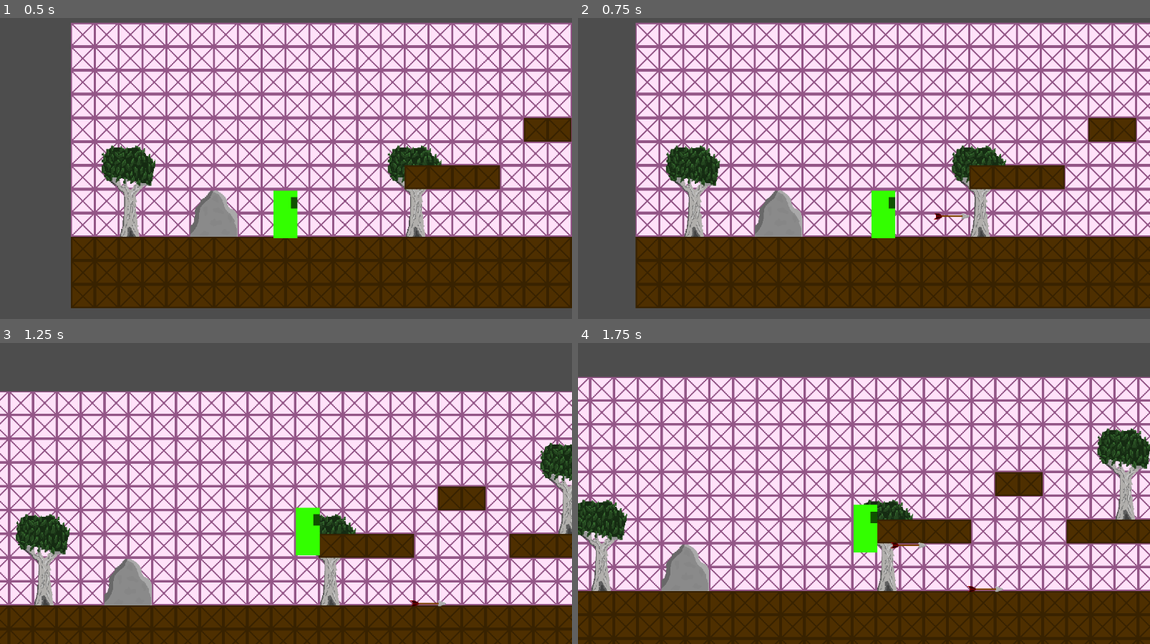
Above: before the commit, frames 1-4 (two rows, left to right).
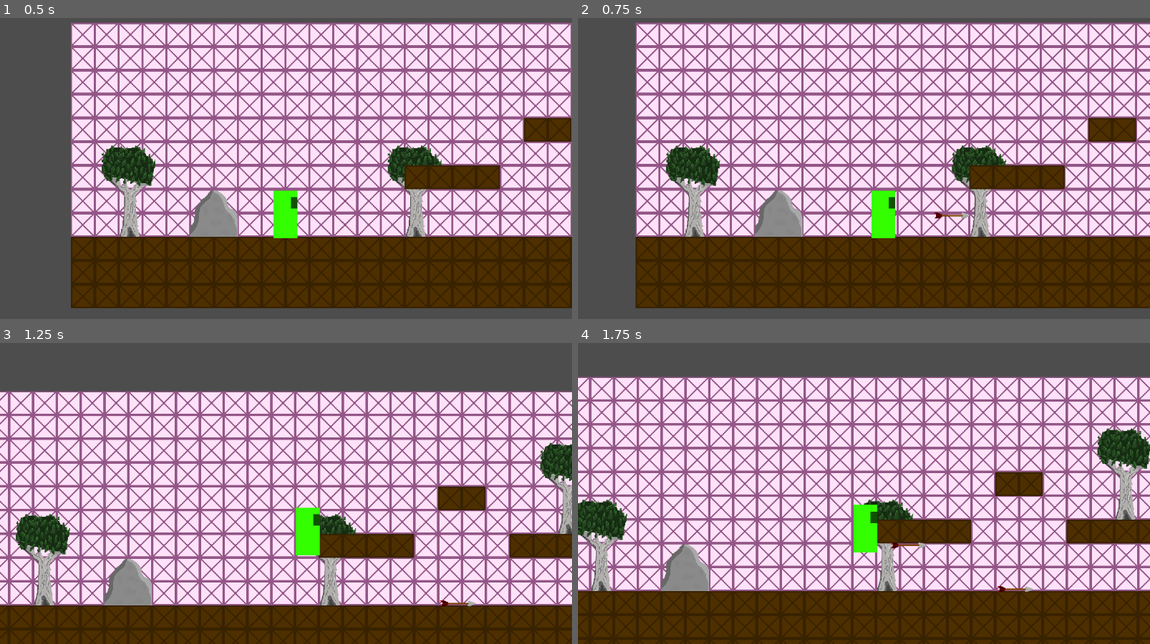
Above: after the commit, the same moments.

Repository: LeonardoSeijiNakayama/Oka
Game: Godot game, scene res://World.tscn
Same seed, same stepped clock (60 frames per second), same inputs: the game is played once before the commit and once after it.
Inputs (mouse positions are in pixels of both pictures, inside the frame that each line leads up to):
- Up to frame 1 (0.5 s): no input
- Up to frame 2 (0.75 s): move the mouse to (989, 141) at 0.52 s; hold D (right) from 0.53 s (still down); click (989, 141) at 0.6 s
- Up to frame 3 (1.25 s): keep holding D (right); tap W (up) at 0.77 s
- Up to frame 4 (1.75 s): keep holding D (right); move the mouse to (749, 499) at 1.27 s; click (749, 499) at 1.35 s; tap W (up) at 1.52 s

Frame 1 is identical in both runs. In frame 2, less than 0.1% of the frame differs, in the area x 62-69%, y 64-67%; in frame 3, 0.1%, in the area x 71-84%, y 85-88%; in frame 4, 0.1%.

Commit message:
Added vertical ranged attack

Diff:
--- a/arrow.gd
+++ b/arrow.gd
@@ -14,11 +14,13 @@
 	dir = direction
 	if dir == -1:
 		Sprite.flip_h = true
-
+	if dir == 0:
+		velocity.y += SPEED
+		rotate(PI/2)
 
 func _ready() -> void:
 	print("arrow created")
-	GRAVITY.y = 700.0
+	GRAVITY.y = 500.0
 
 
 func _physics_process(delta: float) -> void:
--- a/player.gd
+++ b/player.gd
@@ -56,7 +56,10 @@
 	if Input.is_action_just_pressed("attack") and !attacking and !attackCDFlag:
 		match character:
 			CHARACTER1:
-				shoot()
+				if not is_on_floor() and Input.is_action_pressed("down"):
+					shootDown()
+				else:
+					shoot()
 			CHARACTER2:
 				attack()
 
@@ -163,6 +166,18 @@
 	attackCDTimer = SHOT_COOLDOWN
 	attackCDFlag = true
 	Arrow.setDir(facing)
+
+
+func shootDown()->void:
+	var Arrow = ArrowScene.instantiate()
+	get_parent().add_child(Arrow, false, Node.INTERNAL_MODE_DISABLED)
+	Arrow.global_position.y = global_position.y + 128
+	Arrow.global_position.x = global_position.x
+	attackCDTimer = SHOT_COOLDOWN
+	attackCDFlag = true
+	Arrow.setDir(0)
+
+
 
 func run_attack_timer(delta:float)->void:
 	attackDurationTimer -= delta
